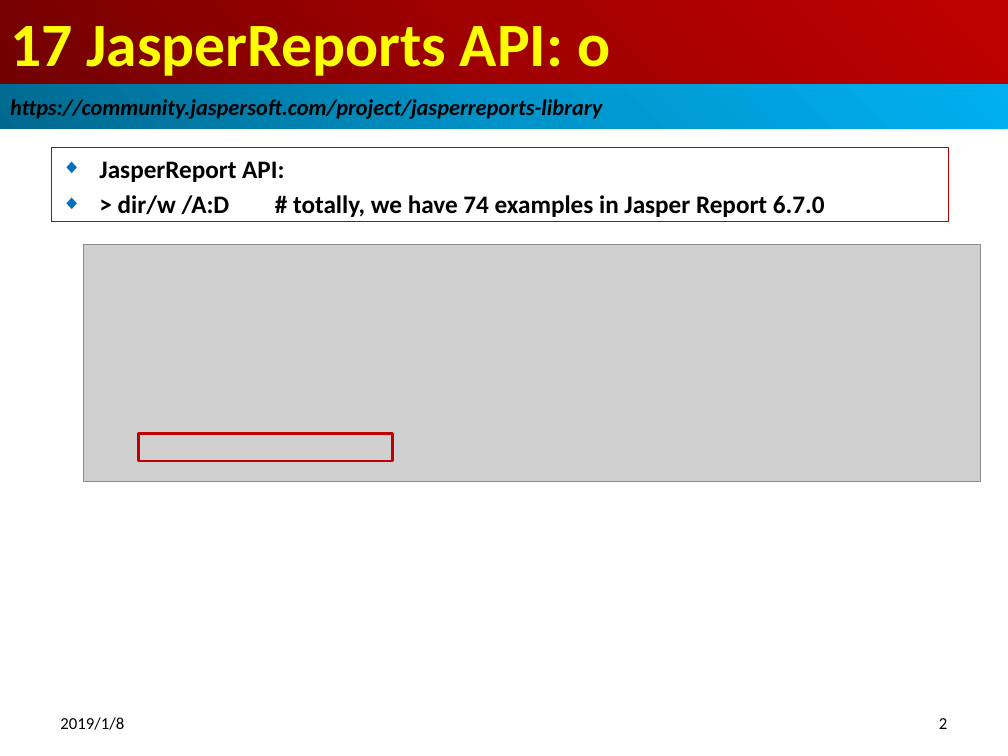
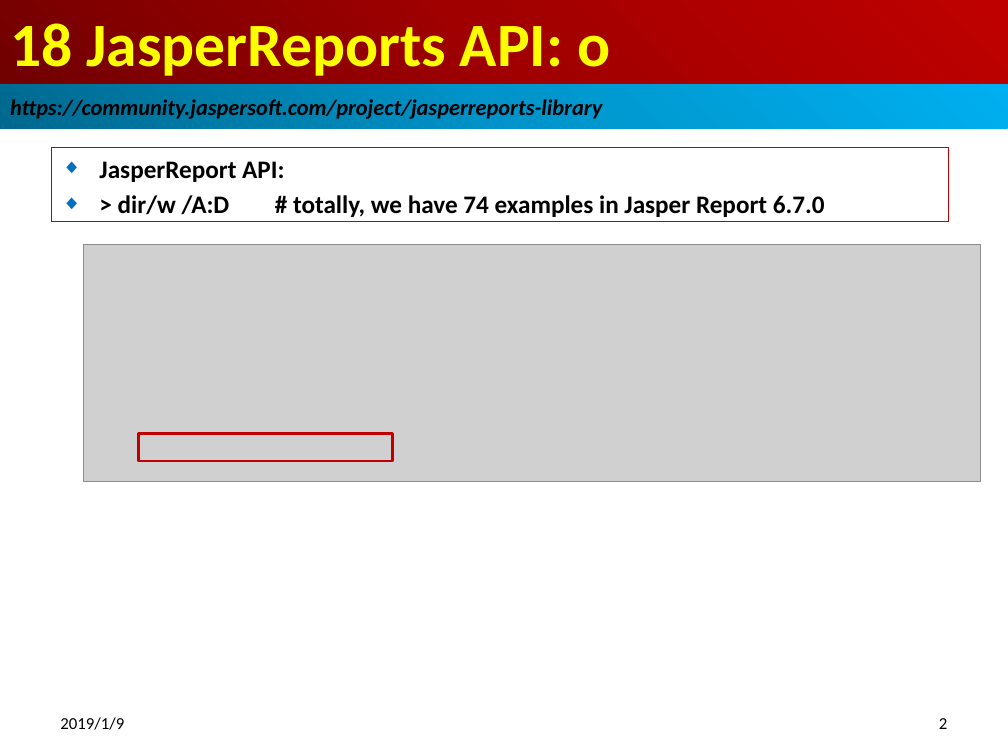
Before and after one commit to peterhchen/100-jasper-report-api-6.7.0, a slide deck: slide 2 of 15_Ch18_API_p.pptx. Drawn at 1008x756 pixels with LibreOffice and Linux fonts; fonts in the diff are those of the drawing; grey boxes stand for pictures. Boxes give left, top, right and bottom in pixels: in the first picture for what was removed or moved away, otherwise in the second. Text is boxed around its words. In the diff, an @@ line names an element or a change of style, - is before the commit and + after.

```diff
--- a/15_Ch18_API_p.pptx
+++ b/15_Ch18_API_p.pptx
@@ title at [10, 23, 610, 76]: text changed @@
-17 JasperReports API: o
+18 JasperReports API: o
@@ text at [60, 717, 124, 730]: text changed @@
-2019/1/8
+2019/1/9
```
Also in this commit, not shown: 8 other slides changed, 9 other files.
